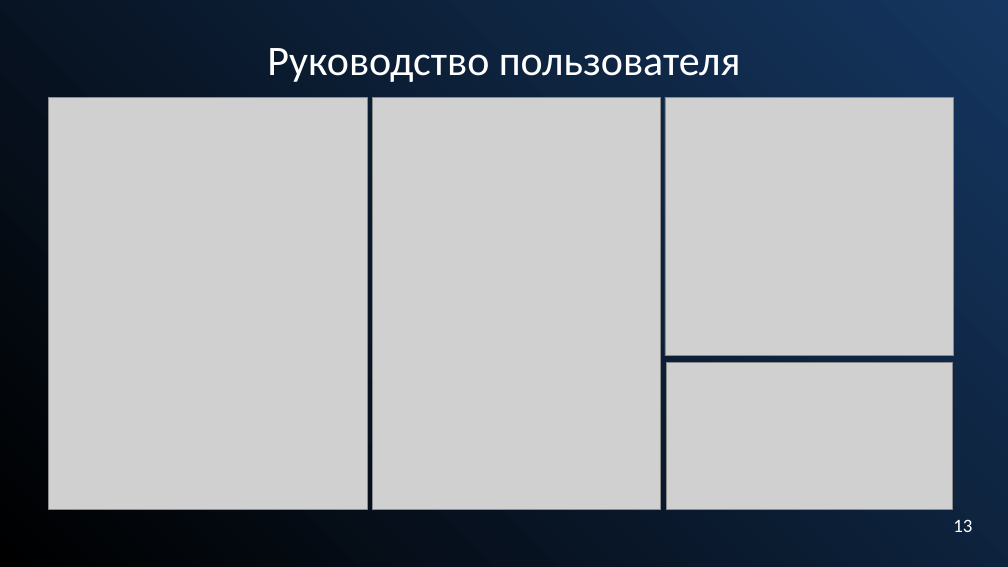
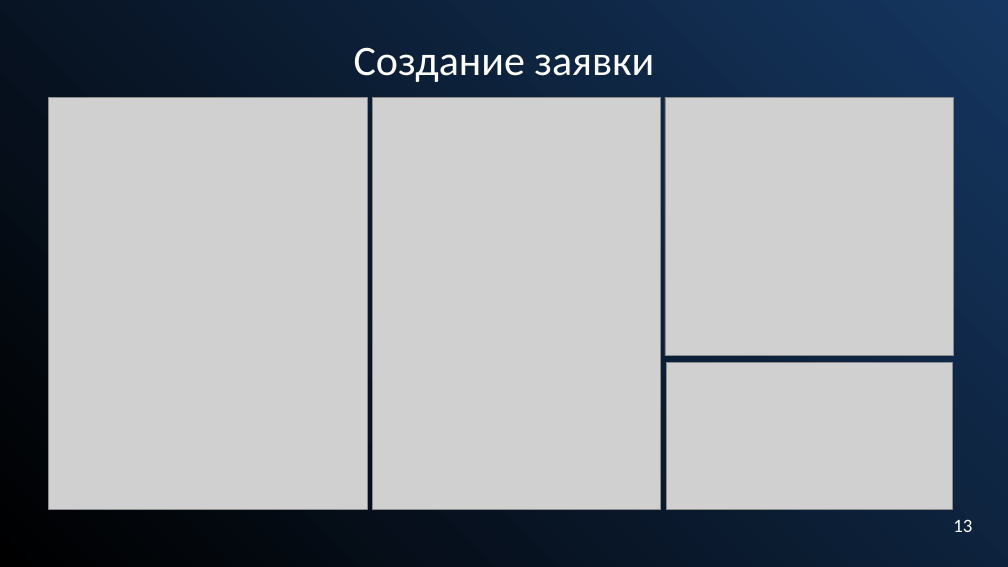
Before and after one commit to Alfamodik/AirCharter, a slide deck: slide 14 of Docs/ВКР/Презентация на защиту диплома.pptx (slide 13 before the commit). Drawn at 1008x567 pixels with LibreOffice and Linux fonts; fonts in the diff are those of the drawing; grey boxes stand for pictures. Boxes give left, top, right and bottom in pixels: in the first picture for what was removed or moved away, otherwise in the second. Text is boxed around its words. In the diff, an @@ line names an element or a change of style, - is before the commit and + after.

```diff
--- a/Docs/ВКР/Презентация на защиту диплома.pptx
+++ b/Docs/ВКР/Презентация на защиту диплома.pptx
@@ subtitle at bbox=[354, 47, 654, 82]: text changed @@
-Руководство пользователя
+Создание заявки
```
Also in this commit, not shown: 13 other slides changed, 3 slides added, 5 slides removed, 2 other files.
